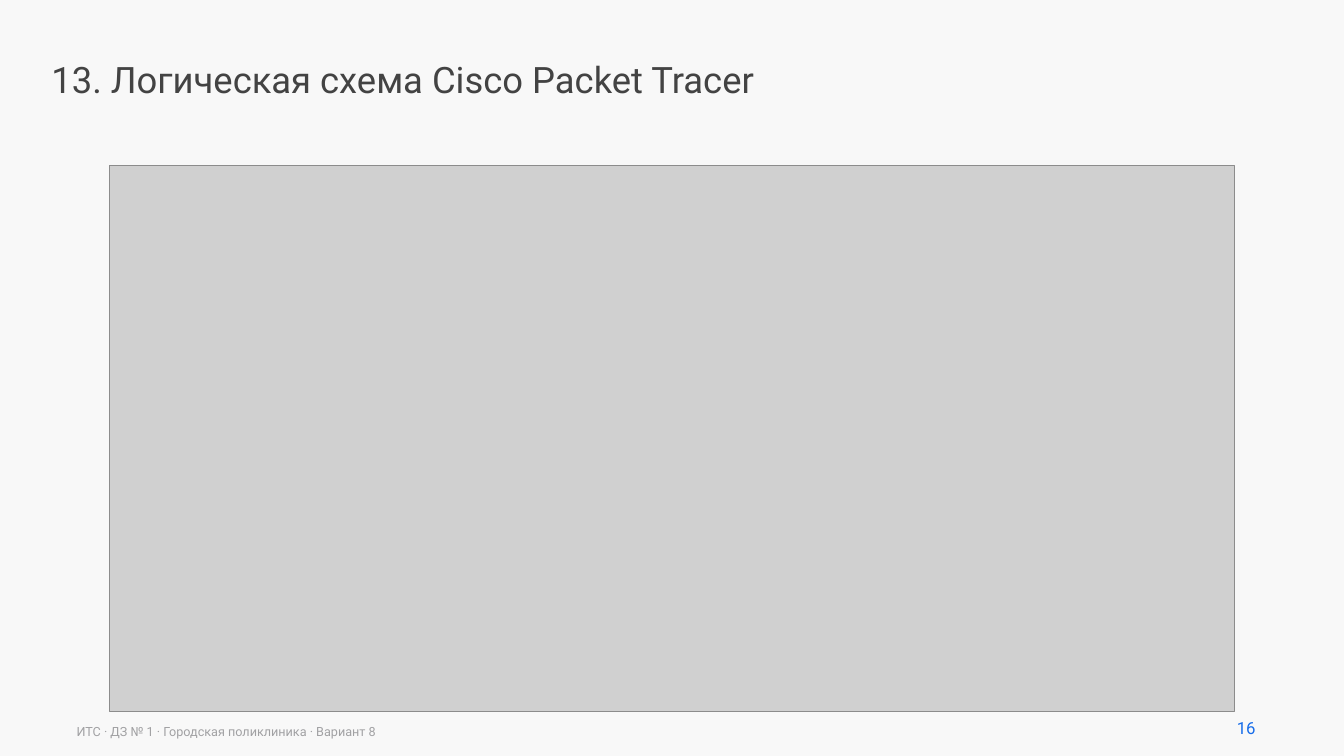
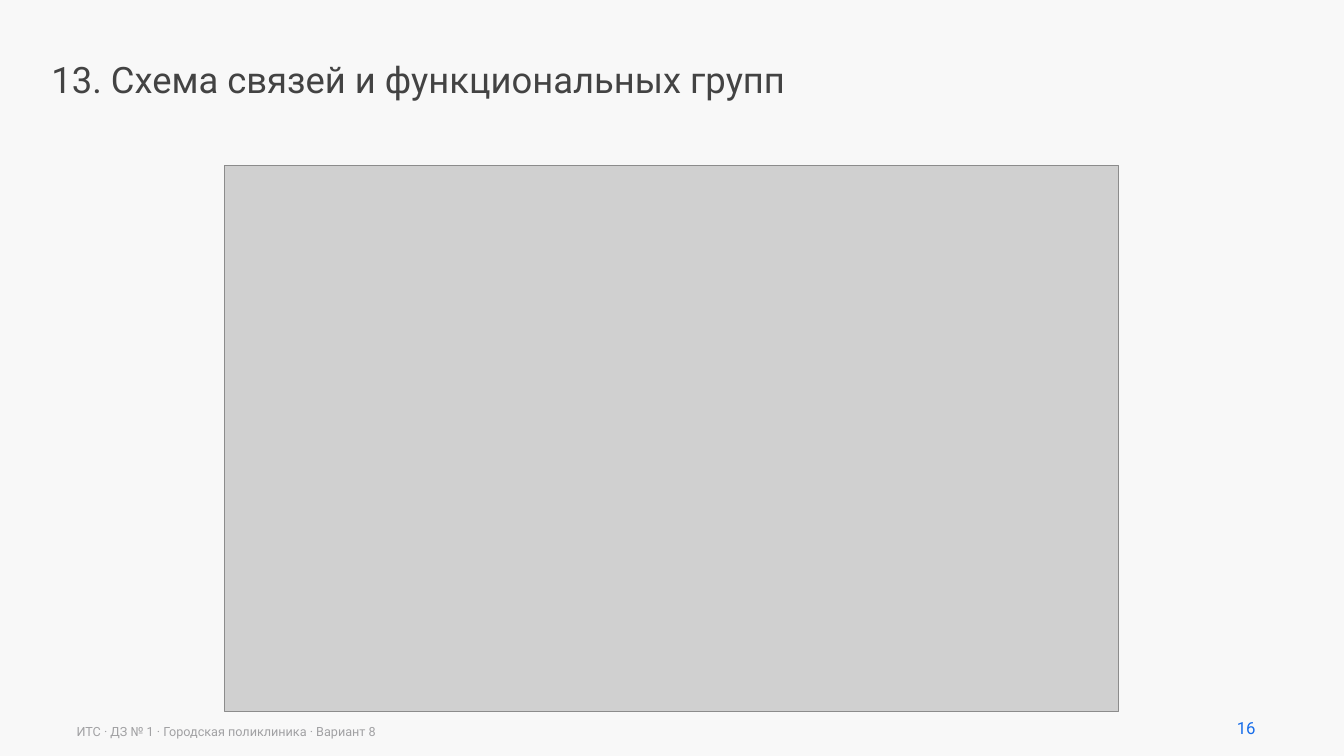
Before and after one commit to warofconnection/dz, a slide deck: slide 16 of docs/Презентация_вариант_8.pptx. Drawn at 1344x756 pixels with LibreOffice and Linux fonts; fonts in the diff are those of the drawing; grey boxes stand for pictures. Boxes give left, top, right and bottom in pixels: in the first picture for what was removed or moved away, otherwise in the second. Text is boxed around its words. In the diff, an @@ line names an element or a change of style, - is before the commit and + after.

```diff
--- a/docs/Презентация_вариант_8.pptx
+++ b/docs/Презентация_вариант_8.pptx
@@ text at [51,65,785,101]: text changed @@
-13. Логическая схема Cisco Packet Tracer
+13. Схема связей и функциональных групп
@@ picture: place and size @@
-picture at [110,165,1235,712]
+picture at [225,165,1119,712]
```
Also in this commit, not shown: 6 other slides changed, 20 other files.
